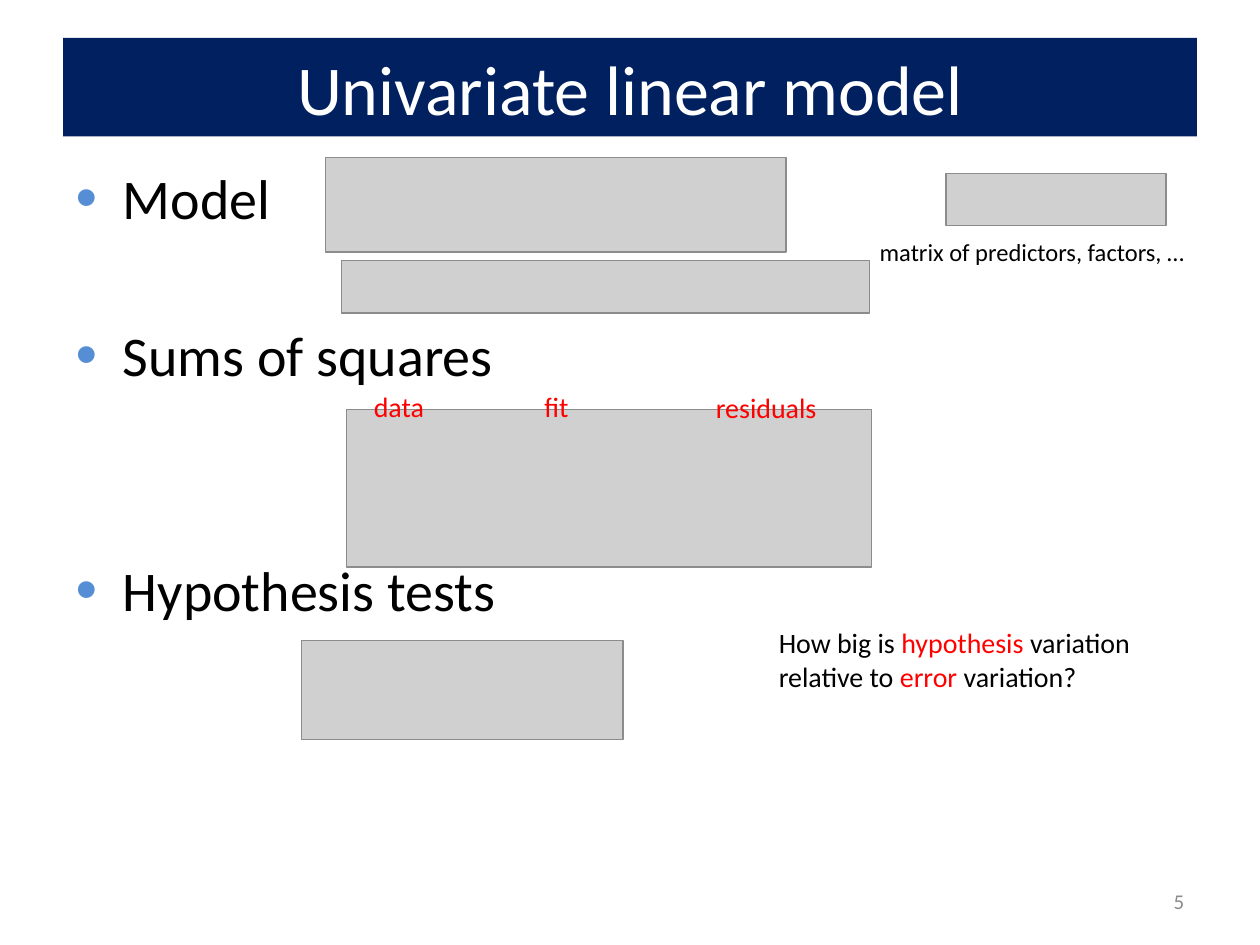
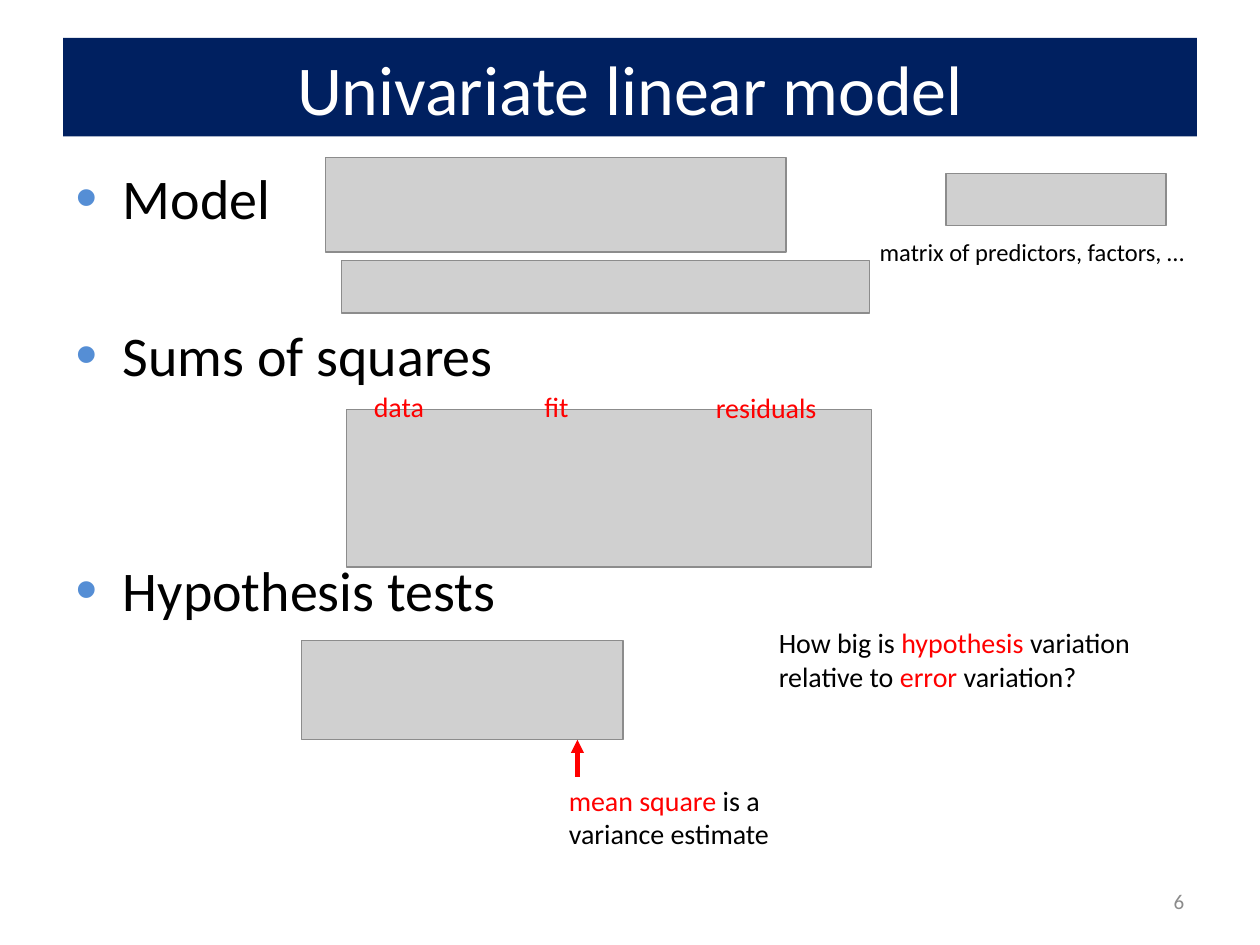
Before and after one commit to friendly/VisMLM-course, a slide deck: slide 6 of lectures/lecture2.pptx (slide 5 before the commit). Drawn at 1260x945 pixels with LibreOffice and Linux fonts; fonts in the diff are those of the drawing; grey boxes stand for pictures. Boxes give left, top, right and bottom in pixels: in the first picture for what was removed or moved away, otherwise in the second. Text is boxed around its words. In the diff, an @@ line names an element or a change of style, - is before the commit and + after.

```diff
--- a/lectures/lecture2.pptx
+++ b/lectures/lecture2.pptx
@@ arrow added from (577, 777) to (577, 740), #FF0000 2.5 pt @@
@@ text added at (569, 791, 769, 845), 16 pt, text #000000 @@
+mean square is a variance estimate
@@ page number at (1174, 895, 1185, 909): text changed @@
-5
+6
```
Also in this commit, not shown: 5 other slides changed, 2 slides added, 1 slide removed, 6 other files.
